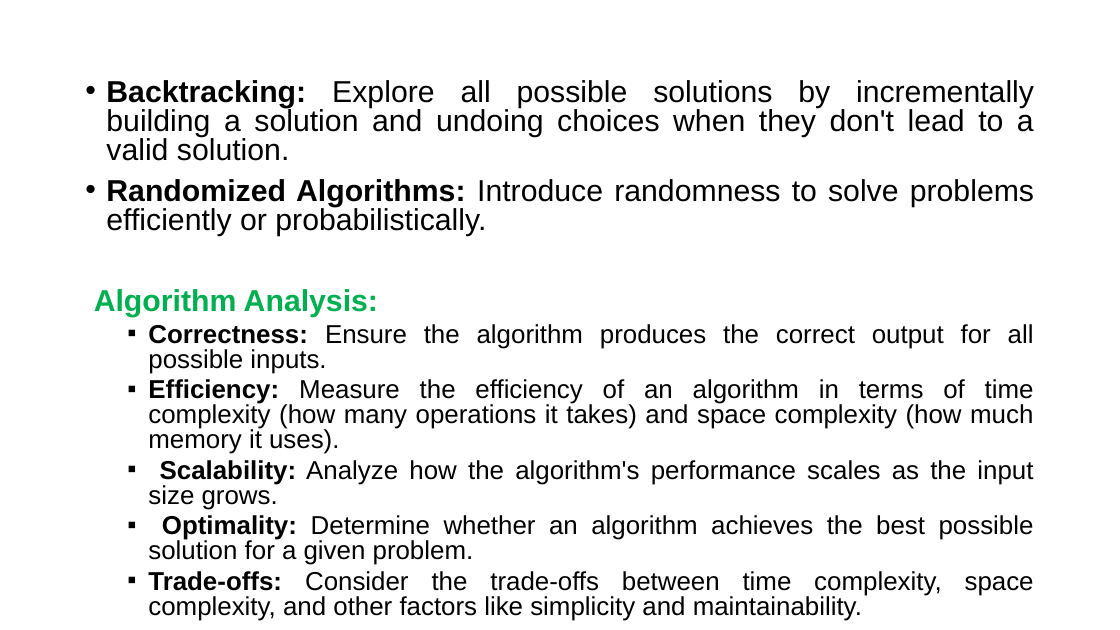
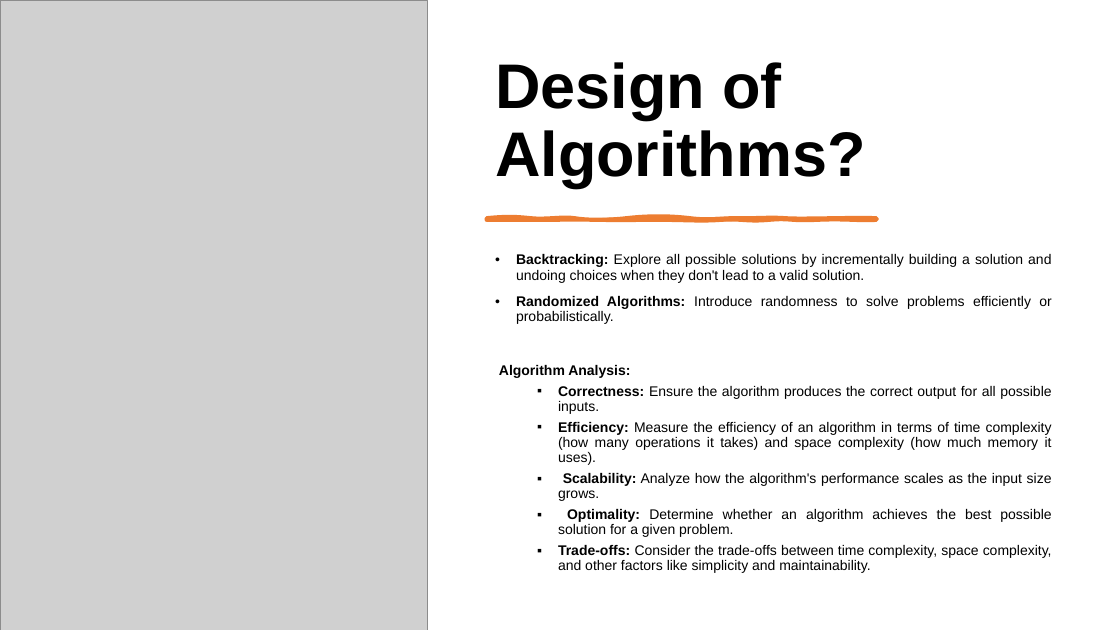
Before and after one commit to alaminbhuyan/DSA-In-Python, a slide deck: slide 11 of Design & Analysis Of Algorithm PDF/DAA.pptx. Drawn at 1120x630 pixels with LibreOffice and Linux fonts; fonts in the diff are those of the drawing; grey boxes stand for pictures. Boxes give left, top, right and bottom in pixels: in the first picture for what was removed or moved away, otherwise in the second. Text is boxed around its words. In the diff, an @@ line names an element or a change of style, - is before the commit and + after.

```diff
--- a/Design & Analysis Of Algorithm PDF/DAA.pptx
+++ b/Design & Analysis Of Algorithm PDF/DAA.pptx
@@ picture added at box(0, 0, 428, 630) @@
@@ title added at box(495, 62, 866, 187), 54 pt, text #000000, bold @@
+Design of Algorithms?
@@ freeform shape added at box(486, 218, 876, 220), fill #ED7D31, outline #ED7D31 3.5 pt @@
@@ text "Backtracking: Explore all possible solutions ...": place and size @@
-text "Backtracking: Explore all possible solutions ..." at box(94, 80, 1034, 596)
+text "Backtracking: Explore all possible solutions ..." at box(499, 254, 1052, 573)
@@ text "Backtracking: Explore all possible solutions ..." at box(499, 254, 1052, 573): size 25.9 to 12 pt in "Backtracking: Explore all possible solutions by incrementall ...", "Randomized Algorithms: Introduce randomness to solve problem ...", "Algorithm Analysis:"; text colour #00B050 to #000000 in "Algorithm Analysis:"; size 22.2 to 12 pt in "Correctness: Ensure the algorithm produces the correct ...", "Efficiency: Measure the efficiency of an algorithm ...", "Scalability: Analyze how the algorithm's performance scales ...", "Optimality: Determine whether an algorithm achieves the ..." and 1 more places; line spacing 0.8 to 0.9 @@
```
Also in this commit, not shown: 29 other slides changed.
